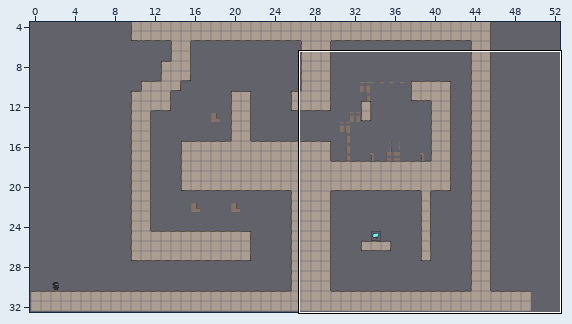
Tiled map -- raw/levelconverter/maps/l04.tmx. Above: a wide view before the commit, with the close-up outlined.
Close-up. Before:
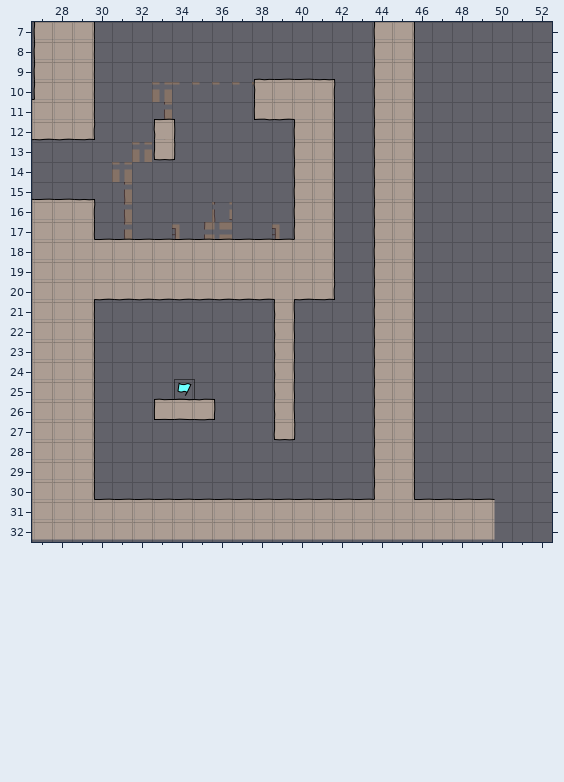
Cells are 40x40 px. Shown: x 27..52, y 7..32. The commit also changed other parts of the map, which this record leaves out. The old version is drawn lined up with the new one.
Now the later version:
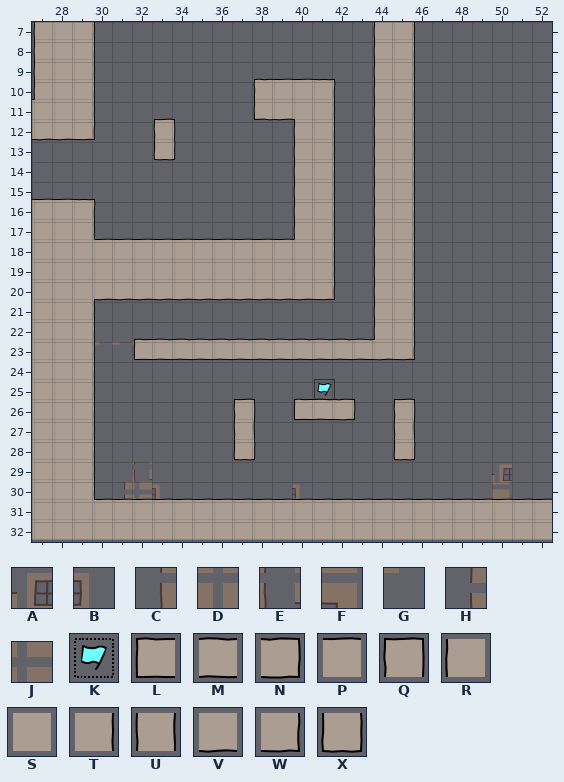
Key: from "background": A 6, B 7, C 10, D 12, E 13, F 14, G 17, H 20, J 21; from "objectpalette": K 1; from "world1": L 0, M 1, N 2, P 9, Q 11, R 16, S 17, T 18, U 19, V 25, W 26, X 27.
_ is an empty cell, . an unchanged one.
Changes in this commit:
map size 50x33 -> 53x33 cells
--- layer "bg"
@@ x 33..37 @@
-10 DGGGG
-11 C....
+10 _____
+11 _....
@@ x 31..39 @@
-13 .D.......
-14 D........
-15 C........
-16 C....E...
-17 C..BHJ..B
+13 ._.......
+14 _........
+15 _........
+16 _...._...
+17 _..___.._
@@ x 30..32 @@
-23 ___
+23 GGG
@@ x 31..50 @@
-29 ._................._
-30 ___......_........._
+29 .E.................A
+30 HJB......B.........F
--- layer "walls"
@@ x 32..52 @@
-20 .......S.............
-21 .......U.............
-22 .......U.............
-23 _______U____RT.......
-24 .......U....RT.......
-25 .......U....RT.......
-26 .LMN._.U___.RT.......
-27 ....._.X....RT.......
-28 ....._......RT.......
-29 ............RT.......
-30 ............RT.......
-31 ............SS....___
-32 ..................___
+20 .......V.............
+21 ......._.............
+22 ......._.............
+23 LMMMMMMMMMMMVW.......
+24 ......._....__.......
+25 ......._....__.......
+26 .___.Q._LMN._Q.......
+27 .....U._...._U.......
+28 .....X......_X.......
+29 ............__.......
+30 ............__.......
+31 ............PP....PPP
+32 ..................SSS
--- layer "objects"
@@ x 34..41 @@
-25 K......_
+25 _......K
Boxes around the changes in both close-ups, in picture pixels (x1, y1, x2, y2):
removed: (152, 82, 240, 119)
removed: (112, 142, 152, 239)
removed: (172, 202, 232, 242)
removed: (272, 224, 280, 242)
changed: (95, 298, 416, 502)
added: (492, 464, 552, 540)
